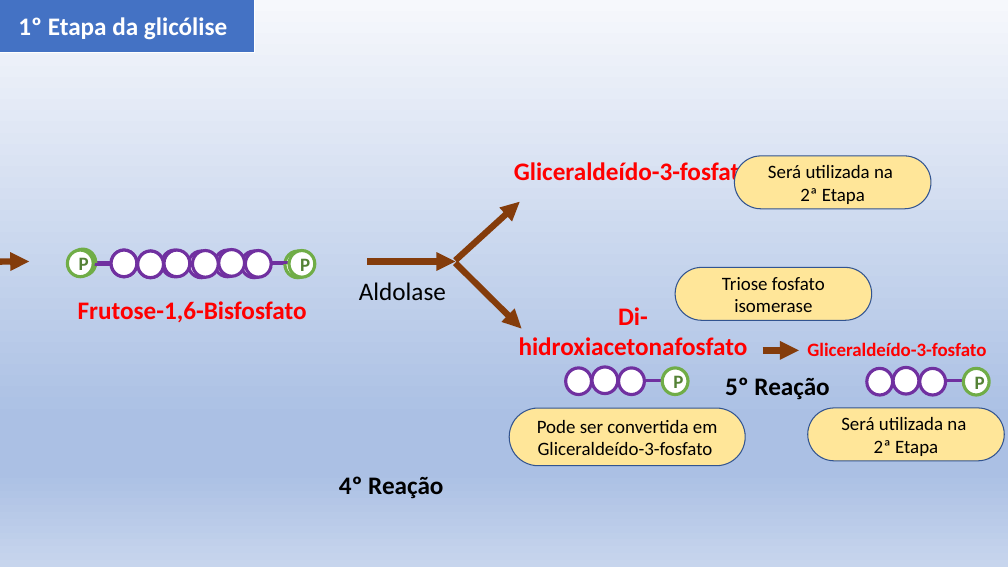
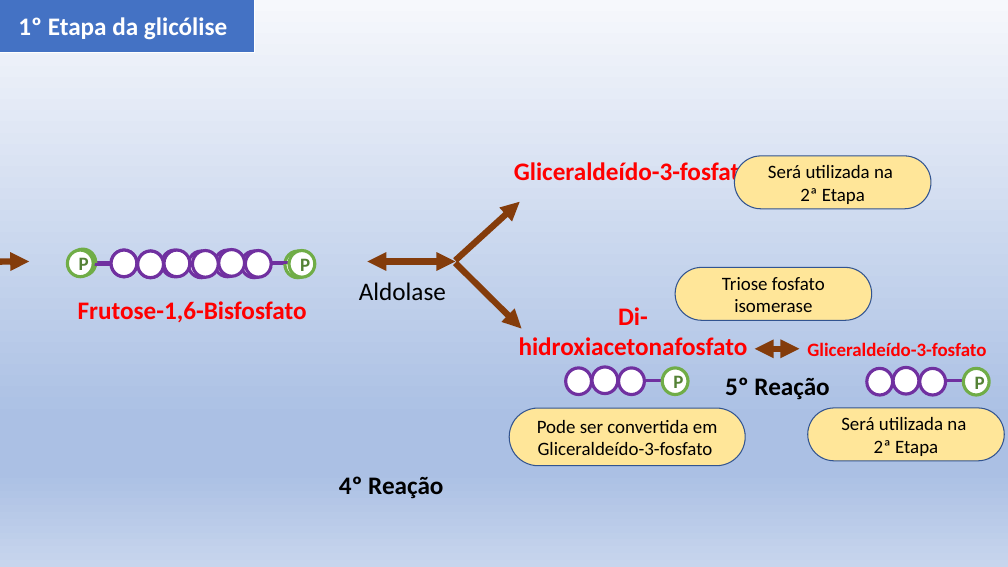
Before and after one commit to daniloasdotcom/Bioquimica-com-Danilo, a slide deck: slide 8 of static/aulas/glicolise.pptx. Drawn at 1008x567 pixels with LibreOffice and Linux fonts; fonts in the diff are those of the drawing. Boxes give left, top, right and bottom in pixels: in the first picture for what was removed or moved away, otherwise in the second. Text is boxed around its words. In the diff, an @@ line names an element or a change of style, - is before the commit and + after.

```diff
--- a/static/aulas/glicolise.pptx
+++ b/static/aulas/glicolise.pptx
@@ arrow (368, 262) - (455, 262): arrow to double arrow @@
@@ arrow moved from (763, 350) - (799, 350) to (755, 349) - (799, 349) @@
@@ arrow (755, 349) - (799, 349): arrow to double arrow @@
```
Also in this commit, not shown: 15 other slides changed, 25 other files.
